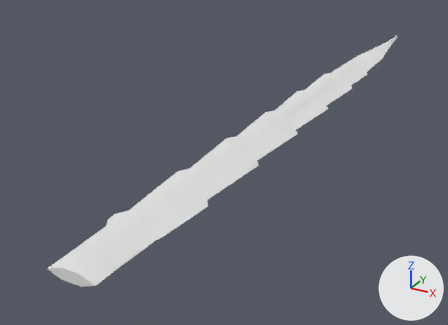
The glTF model godot/assets/waffen/modelle/grossschwertklinge/t6_4.glb as it was, and as the next commit left it.
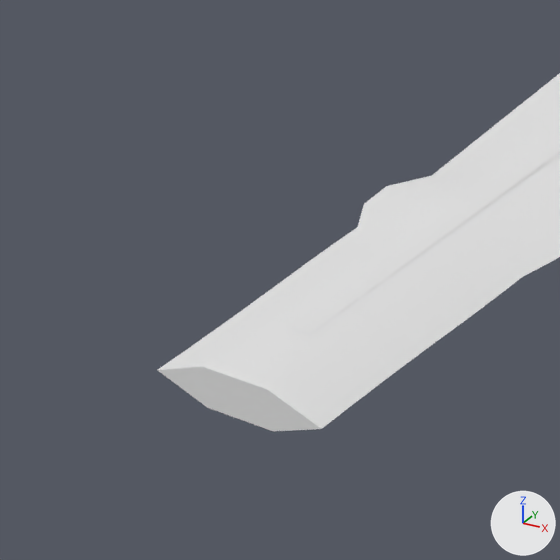
Each version appears first whole from a 50 mm lens placed at (0.38, -0.178, 0.348), pointed at (-0.102, 0.699, -0.09), and next in a close-up on the part from 0% to 37% of the width and 49% to 100% of the height. The axes (+X, +Y, +Z) are drawn at lower right. The lights are the same throughout. The last two pictures show the newer version. Vertices at exactly the same position are counted once.

Script lines for the objects in view, before the commit:
```python
me_grossschwertklinge_t6_4 = bpy.data.meshes.new('grossschwertklinge_t6_4')
me_grossschwertklinge_t6_4.from_pydata(...)  # 577 vertices, 1110 faces; spans x -0.044..0.044, y 0.2..1.448, z -0.008..0.008
# faces by material slot: [1078, 32]
me_grossschwertklinge_t6_4.materials.append(mat_klinge)  # white #e7e7e7
me_grossschwertklinge_t6_4.materials.append(mat_leucht)  # white #e7e7e7
ob_grossschwertklinge_t6_4 = bpy.data.objects.new('grossschwertklinge_t6_4', me_grossschwertklinge_t6_4)
ob_grossschwertklinge_t6_4.location = (0.0, 0.0, 0.0)
```
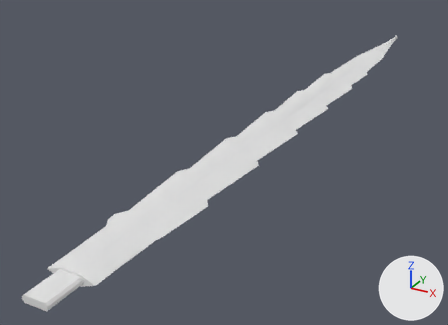
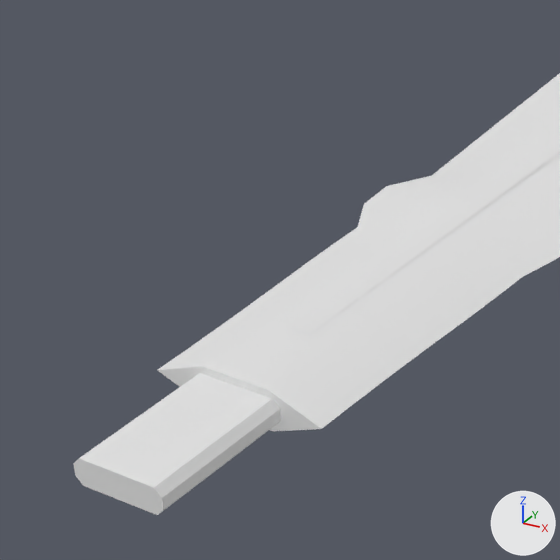
Pixel boxes (x1, y1, x2, y2) of what changed, in the close-ups (560 x 560 px):
```json
{"object": "grossschwertklinge_t6_4", "change": "reshaped", "before": [158, 73, 560, 431], "after": [73, 73, 560, 515]}
{"part": 1, "of": "me_grossschwertklinge_t6_4", "change": "added", "after": [73, 373, 281, 515]}
```

The change, as JSON lines over the scene's bpy script:
```json
{"op": "add", "block": "mat_beschlag", "code": ["mat_beschlag = principled_material('beschlag')", "mat_beschlag.base_color = (0.8, 0.8, 0.8)  # white #e7e7e7"]}
{"block": "me_grossschwertklinge_t6_4", "where": "# used by ob_grossschwertklinge_t6_4; location = (0.0, 0.0, 0.0)"}
{"op": "remove", "block": "me_grossschwertklinge_t6_4", "code": "me_grossschwertklinge_t6_4.from_pydata(...)  # 577 vertices, 1110 faces; spans x -0.044..0.044, y 0.2..1.448, z -0.008..0.008"}
{"op": "add", "block": "me_grossschwertklinge_t6_4", "code": "me_grossschwertklinge_t6_4.from_pydata(...)  # 593 vertices, 1138 faces; spans x -0.044..0.044, y 0.152..1.448, z -0.008..0.008"}
{"block": "me_grossschwertklinge_t6_4", "change": "me_grossschwertklinge_t6_4 part 1: a new loose piece of 16 vertices spanning x -0.016..0.016, y 0.152..0.21, z -0.005..0.005, in mat_beschlag (white #e7e7e7)"}
{"op": "add", "block": "me_grossschwertklinge_t6_4", "code": "me_grossschwertklinge_t6_4.materials.append(mat_beschlag)  # white #e7e7e7"}
```
